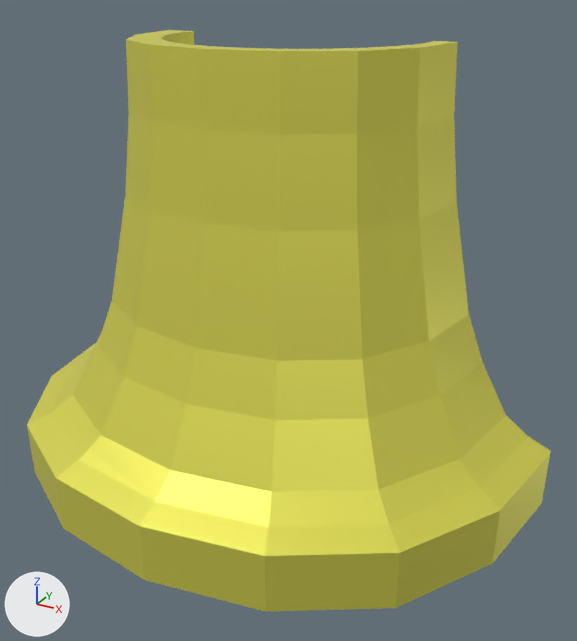
Two versions of the glTF model Interactables/Bell2.glb, one commit apart.
The view is the same before and after, from a 50 mm camera at (13.4, -12.0, 24.9) aimed at (-3.0, 17.8, 10.0). Every picture has the same lights, and +X, +Y and +Z are marked at lower left. Where no turn or scale is listed for an object, it has been applied to the vertices. Vertices at the same position are counted once.

In view in the first picture: 'Mesh_Mesh_head_geo.001_lambert2SG.001'.
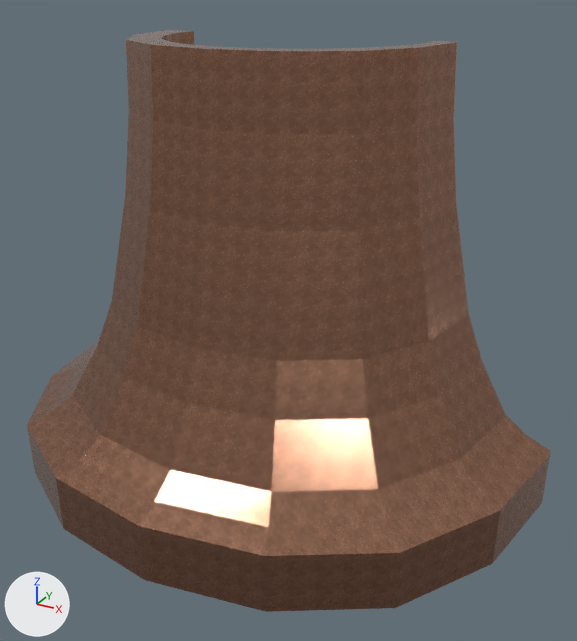
The newer file is also turned or shifted as a whole; pictures and numbers use the older file's frame.

Where the change shows, as pixel boxes (x1, y1, x2, y2) in the pictures (577 x 641 px):
part 1 of me_mesh_0, recoloured (yellow to brown)
    both: (27, 30, 551, 612)

The change, as a list of edits to the scene's bpy script:
```text
Add img_base_color_old_copper:
    img_base_color_old_copper = load_image('Base Color_old copper', '_unpacked/Base_Color_old_copper', 2048, 2048, 'sRGB')
Add img_metallic_old_gold_roughness_old_gold:
    img_metallic_old_gold_roughness_old_gold = load_image('METALLIC_Old gold-ROUGHNESS_Old gold', '_unpacked/METALLIC_Old_gold-ROUGHNESS_Old_gold', 2048, 2048, 'Non-Color')
Add img_normal_old_gold:
    img_normal_old_gold = load_image('NORMAL_Old gold', '_unpacked/NORMAL_Old_gold', 2048, 2048, 'Non-Color')
Add mat_old_gold_002:
    mat_old_gold_002 = bpy.data.materials.new('Old Gold.002')
    # uses the picture img_base_color_old_copper
    # uses the picture img_metallic_old_gold_roughness_old_gold
    # uses the picture img_normal_old_gold
Change me_mesh_0:
    where me_mesh_0.from_pydata(...)  # 207 vertices, 410 faces; spans x -20.0..8.5, y 9.5..24.0, z 0.0..22.0
    used by ob_mesh_mesh_head_geo_001_lambert2sg_001; location = (0.0, 0.0, 0.0)
    remove me_mesh_0.materials.append(mat_lambert2sg_001)
    me_mesh_0 part 1: 410 faces centred in x -20.0..8.5, y 9.8..24.0, z 0.0..22.0 are repainted in the vertex colours; the middle colour goes from yellow #e6e35c to white #ffffff
    add me_mesh_0.materials.append(mat_old_gold_002)
```
